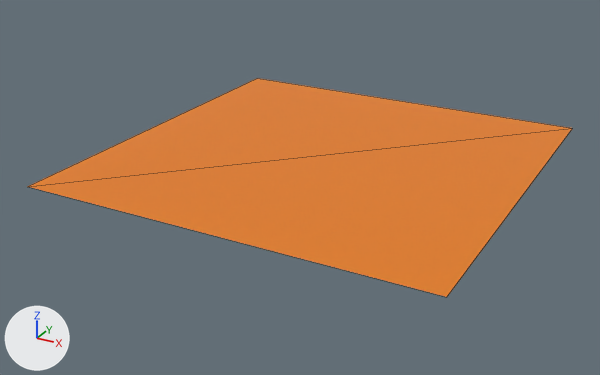
What one commit did to the glTF model game-project/public/models/toycar/plane_lev2.glb.
Before and after are seen from a camera (50 mm lens) standing at (85.0, -166.7, 73.8) and looking at (-3.5, -5.7, -6.7). The lights are fixed; the arrows at lower left show +X, +Y and +Z. The first picture is the older version. Mesh edges are drawn as thin lines.

Objects in the first picture: 'plane_lev2'.
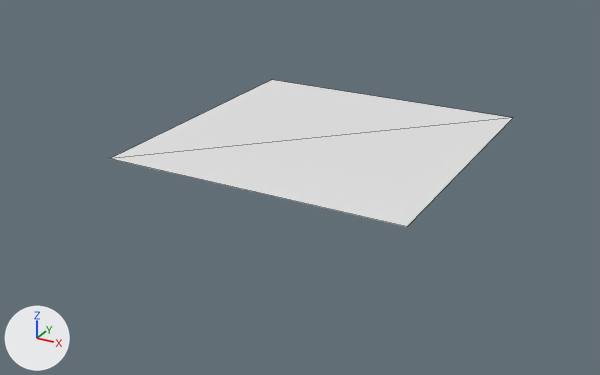
The newer file is also rescaled (x0.732), turned or shifted as a whole; pictures and numbers use the older file's frame.

Changed parts and their boxes [x1, y1, x2, y2] in the pictures (600 x 375 px):
```json
{"object": "plane_lev2", "change": "recoloured, reshaped, moved, rescaled", "before": [27, 78, 572, 297], "after": [110, 80, 512, 227], "on screen": "26% narrower, 33% shorter"}
```

The change, as JSON lines over the scene's bpy script:
```json
{"block": "me_plane_003", "where": "# used by ob_plane_lev2; location = (-0.5, 0.6, 0.1)"}
{"op": "remove", "block": "me_plane_003", "code": "me_plane_003.from_pydata(...)  # 4 vertices, 2 faces; spans x -48.6..48.6, y -48.6..48.6, z 0.0"}
{"op": "remove", "block": "me_plane_003", "code": "me_plane_003.materials.append(mat_material)  # orange #e77f13"}
{"op": "add", "block": "me_plane_003", "code": "me_plane_003.from_pydata(...)  # 4 vertices, 2 faces; spans x -1.0..1.0, y -1.0..1.0, z 0.0"}
{"block": "me_plane_003", "change": "me_plane_003 part 1"}
{"op": "set", "path": "me_plane_003.vertices[0].co", "old": "(-48.6, -48.6, 0.0)", "new": "(-1.0, -1.0, 0.0)", "note": "pixel (27, 186) -> pixel (513, 117)"}
{"op": "set", "path": "me_plane_003.vertices[1].co", "old": "(48.6, -48.6, 0.0)", "new": "(1.0, -1.0, 0.0)", "note": "pixel (446, 297) -> pixel (271, 79)"}
{"op": "set", "path": "me_plane_003.vertices[2].co", "old": "(-48.6, 48.6, 0.0)", "new": "(-1.0, 1.0, 0.0)", "note": "pixel (257, 78) -> pixel (407, 226)"}
{"op": "set", "path": "me_plane_003.vertices[3].co", "old": "(48.6, 48.6, 0.0)", "new": "(1.0, 1.0, 0.0)", "note": "pixel (572, 128) -> pixel (109, 158)"}
{"op": "set", "path": "ob_plane_lev2.location", "old": "(-0.5, 0.6, 0.1)", "new": "(0.0, 0.0, 5.0)"}
{"op": "set", "path": "ob_plane_lev2.scale", "old": "(1.0, 1.0, 1.0)", "new": "(-35.6, -35.6, -35.6)"}
```
